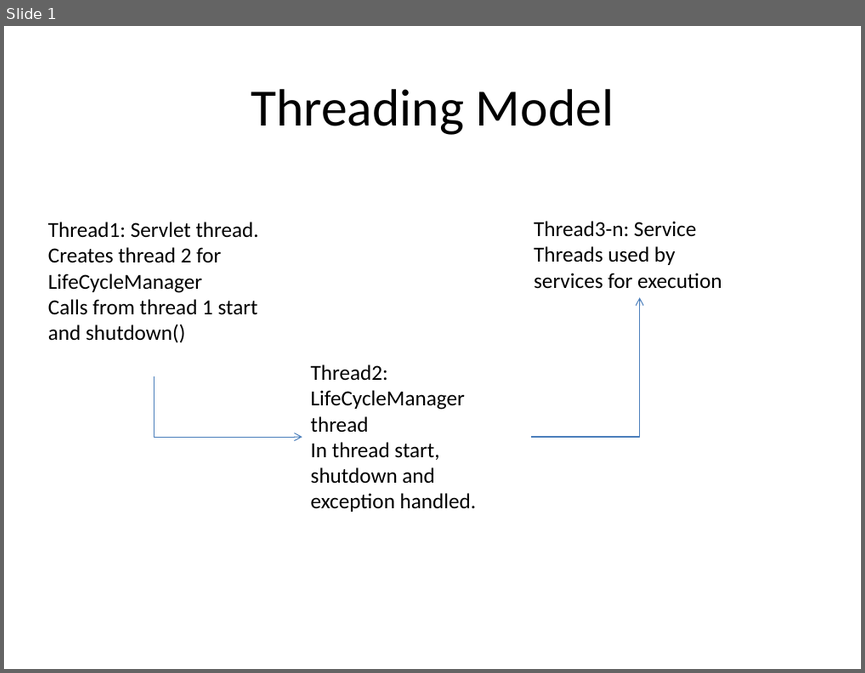
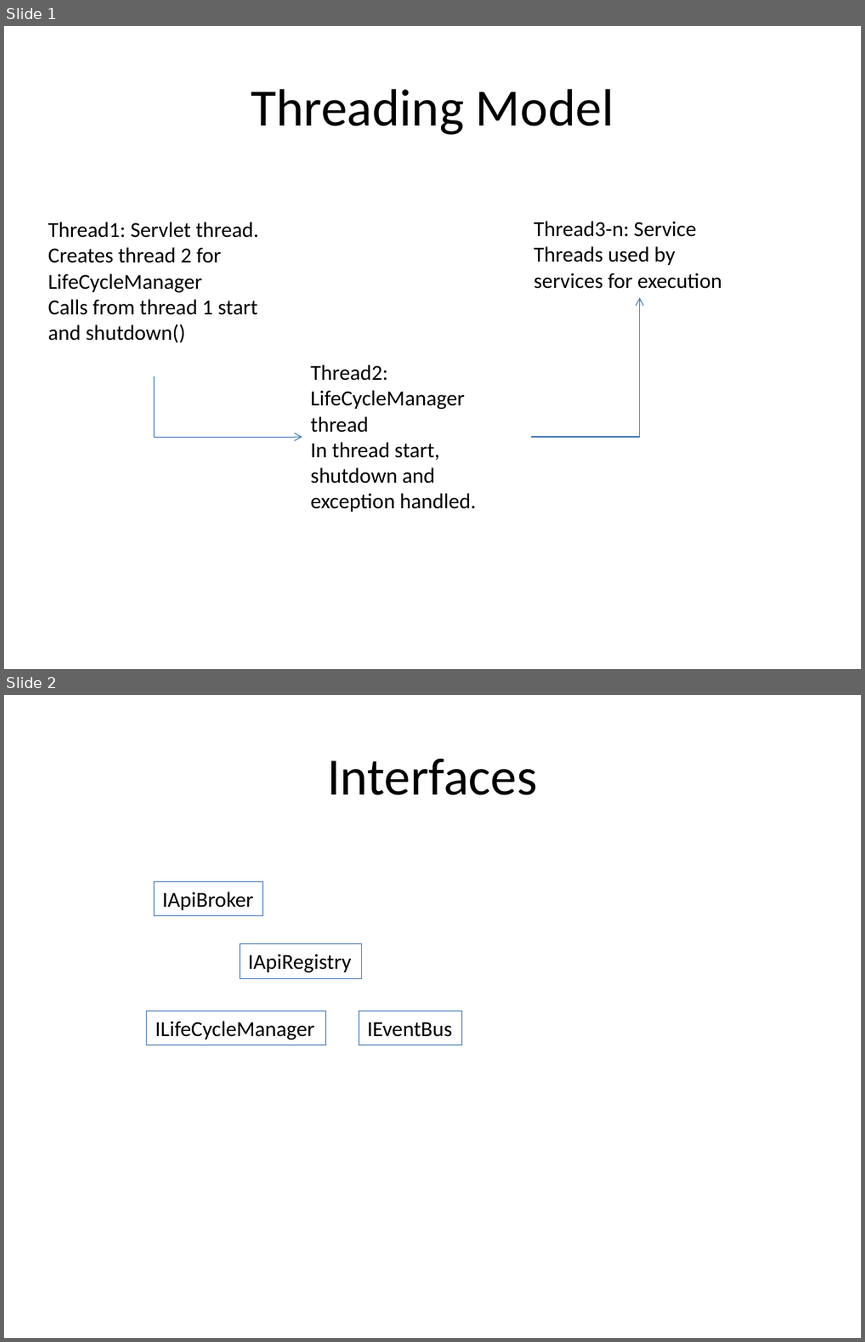
Before and after one commit to mhuijsmans/sandbox, a slide deck: java/lifecycle/readme.pptx. Shown one above the other, each under a label of ours: slide 1 before the commit, slides 1 and 2 after it. The pictures are 865x673 and 865x1342 pixels, drawn with LibreOffice and Linux fonts; fonts in the diff are those of the drawing. Boxes give left, top, right and bottom in pixels: in the first picture for what was removed or moved away, otherwise in the second. Text is boxed around its words. In the diff, an @@ line names an element or a change of style, - is before the commit and + after.

```diff
--- a/java/lifecycle/readme.pptx
+++ b/java/lifecycle/readme.pptx
@@ slide 2 added at <box>4,695,861,1338</box>, background #FFFFFF @@
@@ title added at <box>327,758,537,795</box>, 44 pt, text #000000 @@
+Interfaces
@@ rectangle added at <box>154,881,262,915</box>, fill #FFFFFF, outline #4F81BD 0.75 pt, 18 pt, text #000000 @@
+IApiBroker
@@ rectangle added at <box>239,943,361,978</box>, fill #FFFFFF, outline #4F81BD 0.75 pt, 18 pt, text #000000 @@
+IApiRegistry
@@ rectangle added at <box>147,1010,326,1044</box>, fill #FFFFFF, outline #4F81BD 0.75 pt, 18 pt, text #000000 @@
+ILifeCycleManager
@@ rectangle added at <box>358,1010,461,1044</box>, fill #FFFFFF, outline #4F81BD 0.75 pt, 18 pt, text #000000 @@
+IEventBus
```
Also in this commit, not shown: 13 other files.
